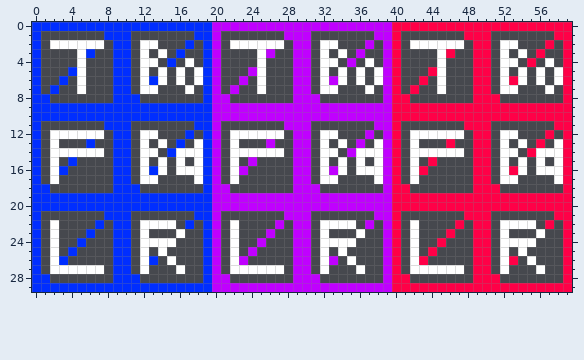
One commit to this pixel-art sprite: src/data/faces.png. Above is the file before it was changed.
The file is 60x30 pixels.
After:
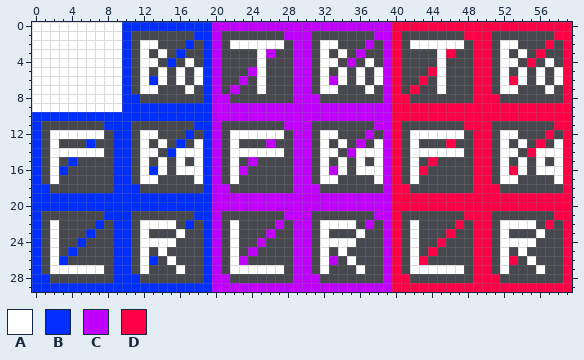
Palette (. is transparent): A #ffffff  B #002eff  C #c000ff  D #ff0047
Change:
Colour A is added in row 1 at x 1 to 7; in row 2 at x 1 and 8; in row 3 at x 1 to 4 and 7 to 8; in row 4 at x 1 to 4 and 6 to 8; in row 5 at x 1 to 3 and 6 to 8; in row 6 at x 1 to 2, 4 and 6 to 8.
Colour A is added in row 7 at x 1, 3 to 4 and 6 to 8; in row 8 at x 2 to 8.
Colour A replaces colour B in row 0 at x 0 to 9; in row 1 at x 0 and 8 to 9; in row 2 at x 0 and 9; in row 3 at x 0, 6 and 9; in row 4 at x 0 and 9; in row 5 at x 0, 4 and 9.
Colour A replaces colour B in row 6 at x 0, 3 and 9; in row 7 at x 0, 2 and 9; in row 8 at x 0 to 1 and 9; in row 9 at x 0 to 9.
Boxes around the changes in both pictures, in picture pixels (x1, y1, x2, y2):
changed: (32, 22, 122, 112)
